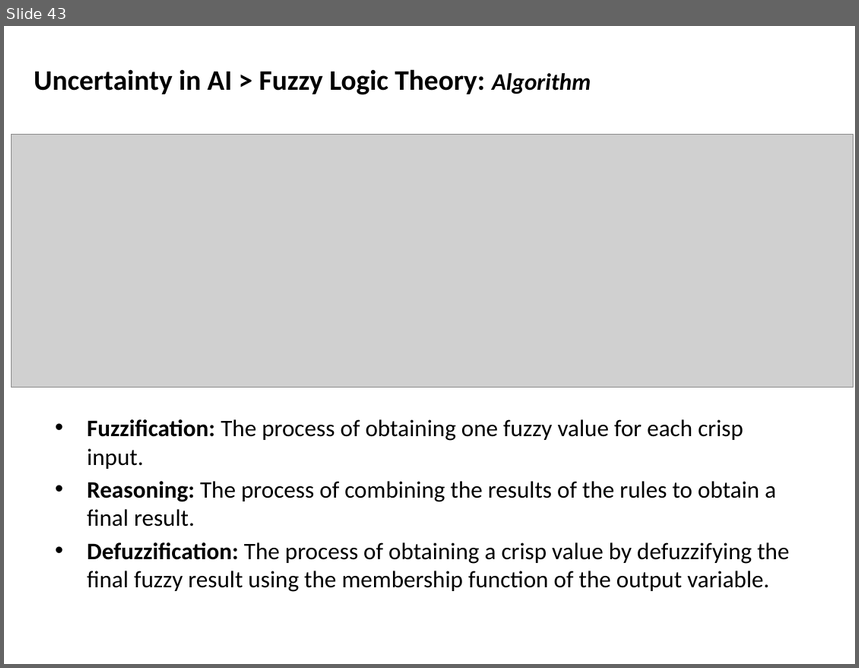
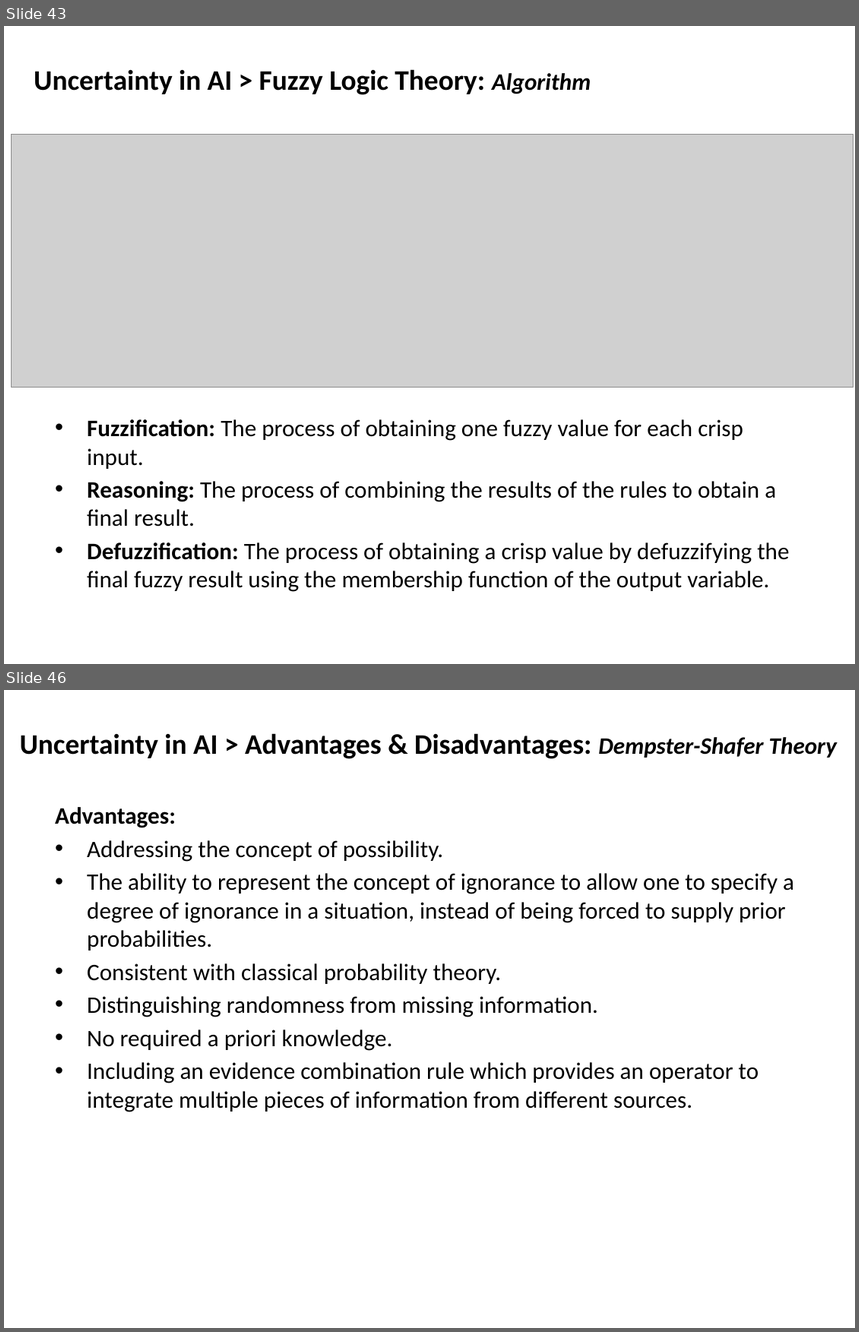
Before and after one commit to mshayganfar/CompExam1, a slide deck: presentation/PhD-comprehensive-exam.pptx. Shown one above the other, each under a label of ours: slide 43 before the commit, slides 43 and 46 after it; the slides between them are not shown. The pictures are 859x668 and 859x1332 pixels, drawn with LibreOffice and Linux fonts; fonts in the diff are those of the drawing; grey boxes stand for pictures. Boxes give left, top, right and bottom in pixels: in the first picture for what was removed or moved away, otherwise in the second. Text is boxed around its words. In the diff, an @@ line names an element or a change of style, - is before the commit and + after.

Commit message:
Advantages & disadvantages

```diff
--- a/presentation/PhD-comprehensive-exam.pptx
+++ b/presentation/PhD-comprehensive-exam.pptx
@@ slide 46 added at [4,690,855,1328], background #FFFFFF @@
@@ text added at [20,733,837,759], 24 pt, text #000000, bold @@
+Uncertainty in AI > Advantages & Disadvantages: Dempster-Shafer Theory
@@ text added at [55,807,794,1113], 20 pt, text #000000 @@
+Advantages:
+• Addressing the concept of possibility.
+• The ability to represent the concept of ignorance to allow one to specify a degree of ignorance in a situation, instead of being forced to supply prior probabilities.
+• Consistent with classical probability theory.
+• Distinguishing randomness from missing information.
+• No required a priori knowledge.
+• Including an evidence combination rule which provides an operator to integrate multiple pieces of information from different sources.
```
Also in this commit, not shown: 1 slide changed, 4 other slides added.
